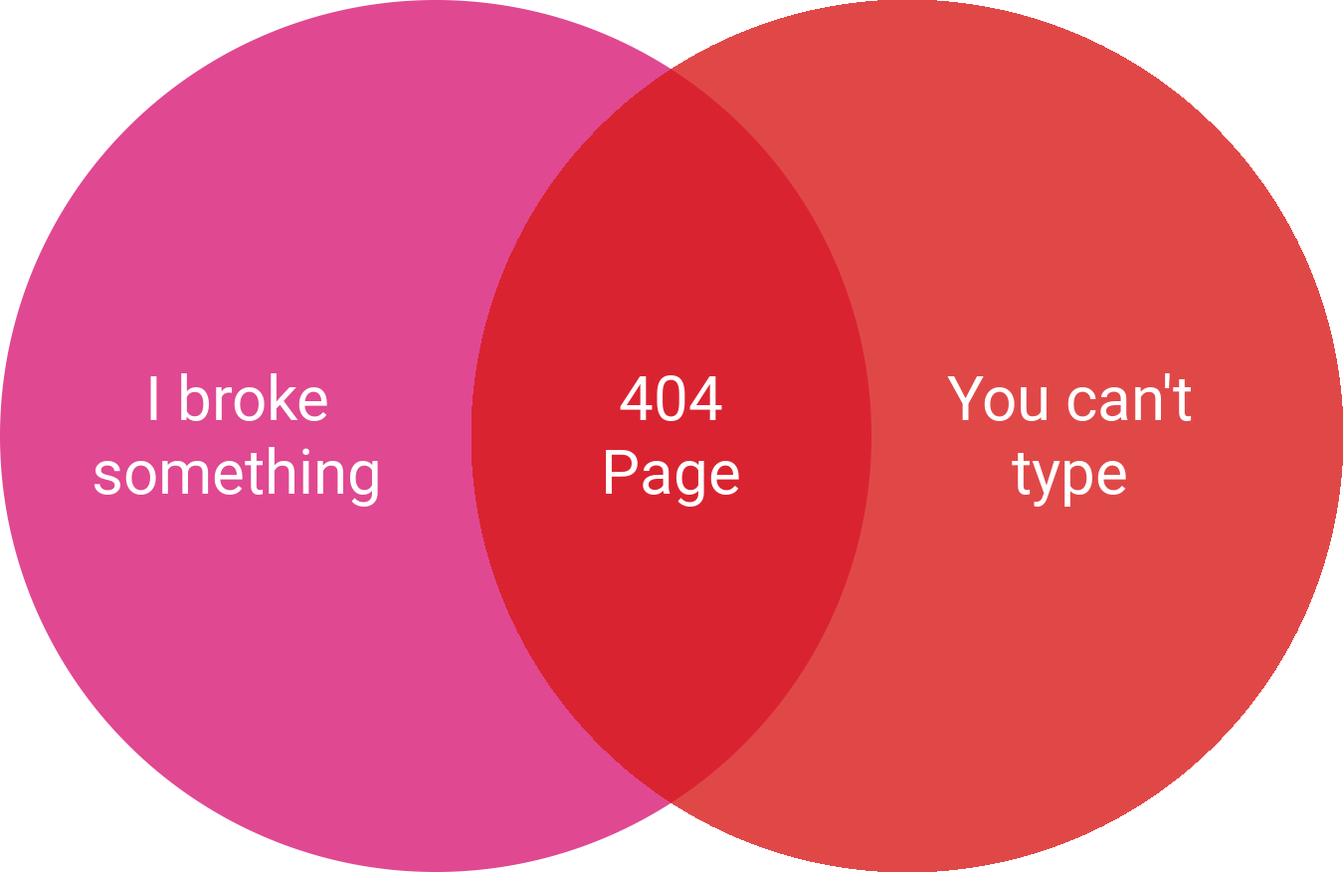
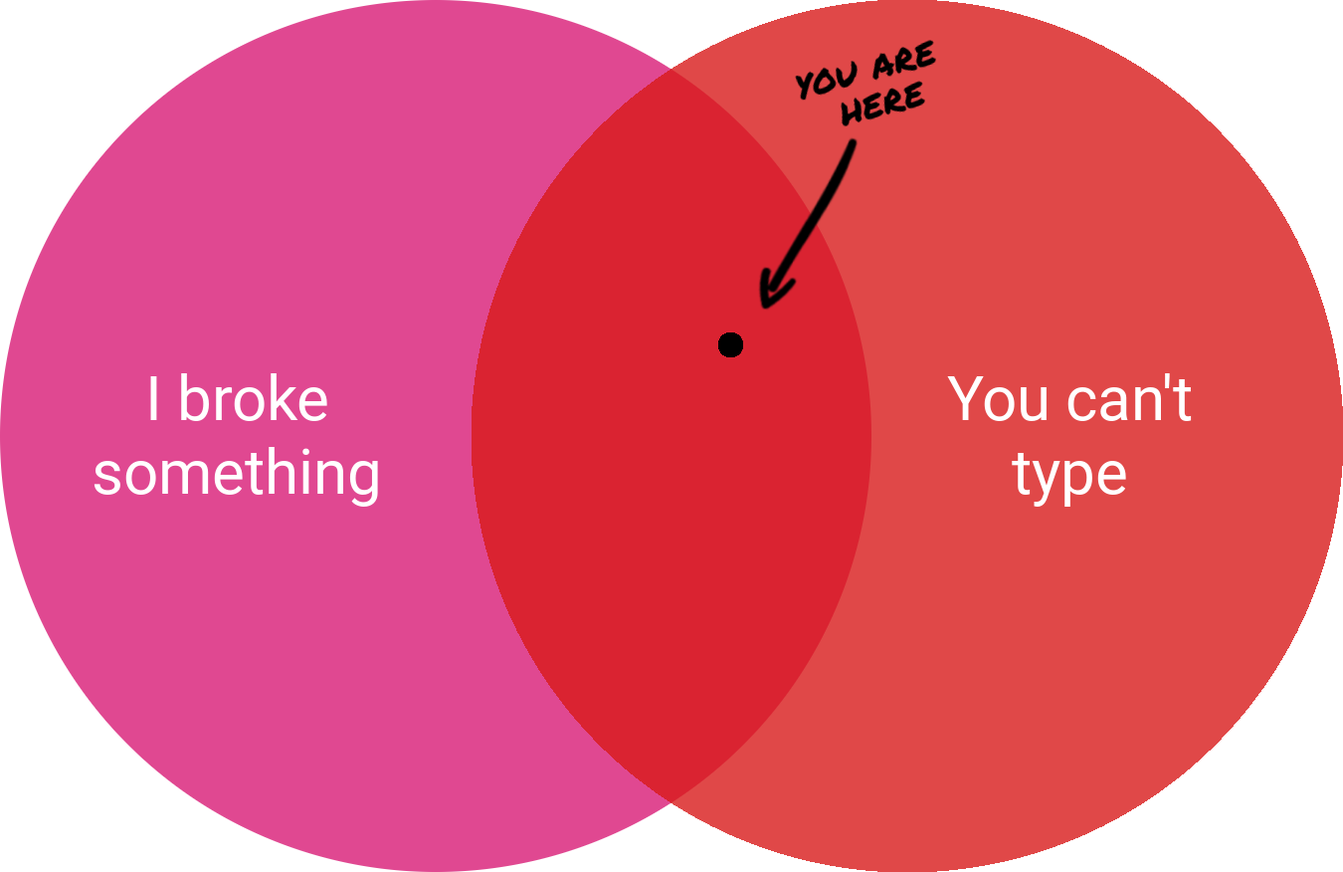
Layers edited between the first and the second 1343×872 image:
hid "404 ...", painted on it over [left=605, top=375, right=740, bottom=507]
added layer "Bleed #2" above "here" over [left=718, top=332, right=744, bottom=358]
added layer "here" above "you are" over [left=839, top=80, right=927, bottom=128]
added layer "you are" above "up-arrow.png" over [left=795, top=39, right=938, bottom=101]
added layer "up-arrow.png" above "Bleed copy" over [left=758, top=137, right=859, bottom=311]
